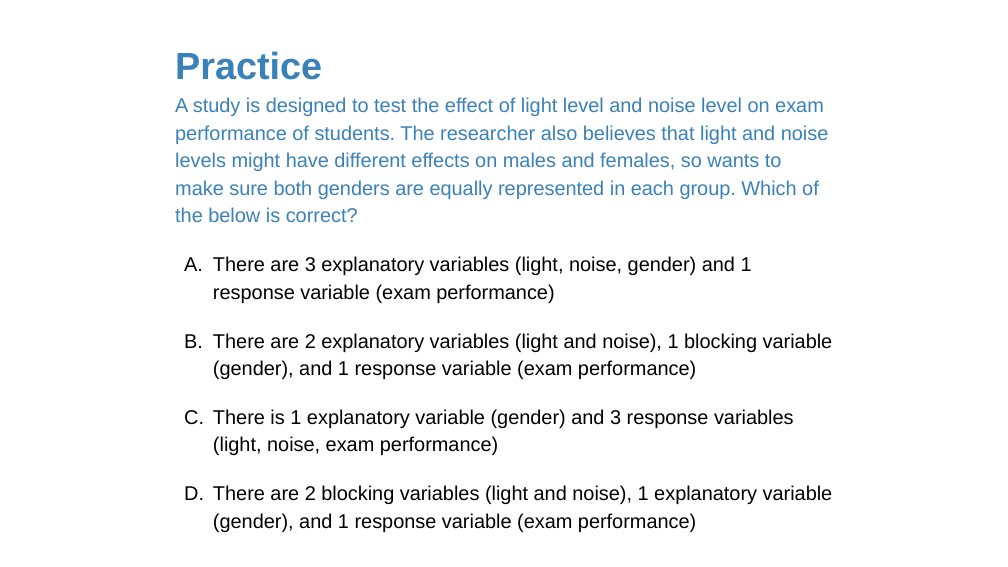
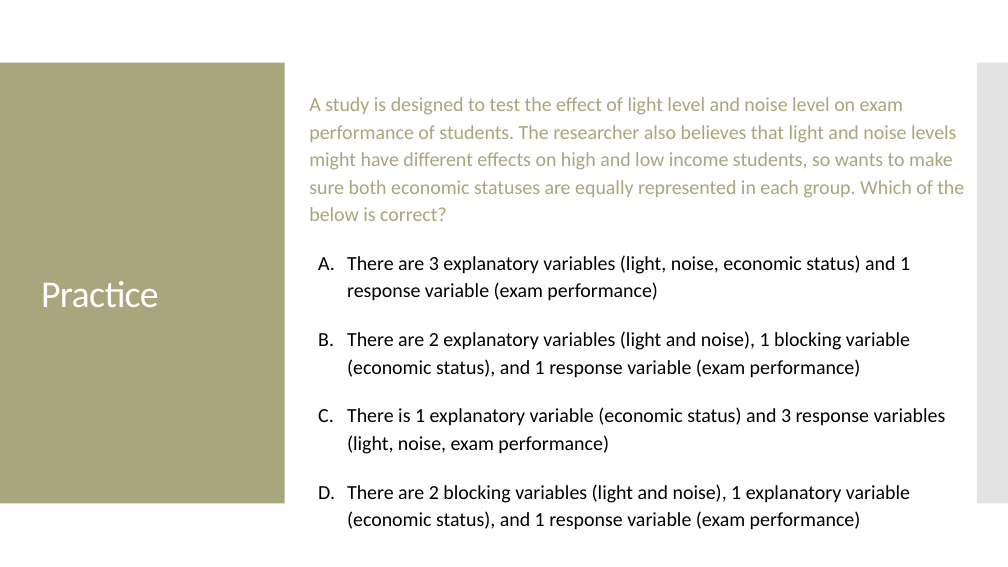
Before and after one commit to amosca01/MATH108-F23, a slide deck: slide 49 of slides/02-data-collection.pptx (slide 45 before the commit). Drawn at 1008x567 pixels with LibreOffice and Linux fonts; fonts in the diff are those of the drawing. Boxes give left, top, right and bottom in pixels: in the first picture for what was removed or moved away, otherwise in the second. Text is boxed around its words. In the diff, an @@ line names an element or a change of style, - is before the commit and + after.

```diff
--- a/slides/02-data-collection.pptx
+++ b/slides/02-data-collection.pptx
@@ rectangle added at [0,63,285,504], fill #A9A57C @@
@@ rectangle added at [977,63,1008,504], fill #C8C8C8 at 50% opacity @@
@@ text "Practice": place and size @@
-text "Practice" at [175,51,322,80]
+text "Practice" at [41,281,159,307]
@@ text "Practice" at [41,281,159,307]: font Arial to Calibri, text colour #3A81BA to #FFFFFF, letter spacing 0 to -0.6 pt, bold off; line spacing 1 to 0.9; vertical alignment bottom to middle @@
@@ text at [309,97,964,530]: text changed; font Arial to Calibri @@
-A study is designed to test the effect of light level and noise level on exam performance of students. The researcher also believes that light and noise levels might have different effects on males and females, so wants to make sure both genders are equally represented in each group. Which of the below is correct?
-A. There are 3 explanatory variables (light, noise, gender) and 1 response variable (exam performance)
-B. There are 2 explanatory variables (light and noise), 1 blocking variable (gender), and 1 response variable (exam performance)
-C. There is 1 explanatory variable (gender) and 3 response variables (light, noise, exam performance)
-D. There are 2 blocking variables (light and noise), 1 explanatory variable (gender), and 1 response variable (exam performance)
+A study is designed to test the effect of light level and noise level on exam performance of students. The researcher also believes that light and noise levels might have different effects on high and low income students, so wants to make sure both economic statuses are equally represented in each group. Which of the below is correct?
+A. There are 3 explanatory variables (light, noise, economic status) and 1 response variable (exam performance)
+B. There are 2 explanatory variables (light and noise), 1 blocking variable (economic status), and 1 response variable (exam performance)
+C. There is 1 explanatory variable (economic status) and 3 response variables (light, noise, exam performance)
+D. There are 2 blocking variables (light and noise), 1 explanatory variable (economic status), and 1 response variable (exam performance)
```
Also in this commit, not shown: 32 other slides changed, 21 slides added, 18 slides removed, 4 other files.
